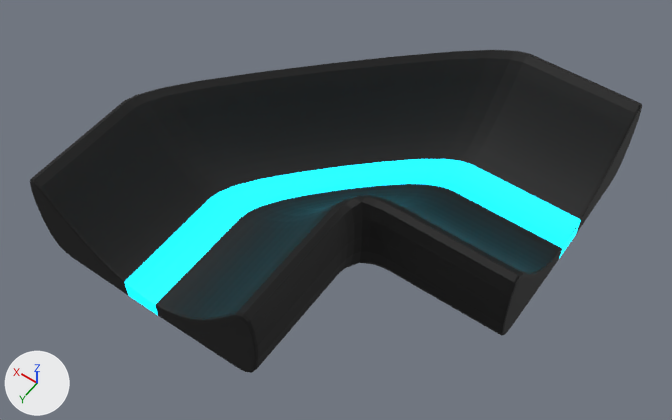
A saved change to the FBX model Blend Files/Tiles/TurnTile.fbx.
The view is the same before and after, from a camera (50 mm lens) standing at (-15.7, 29.6, 38.5) and looking at (1.5, 5.5, 0.7). Arrows for +X, +Y and +Z are at lower left; the lights stay in place.
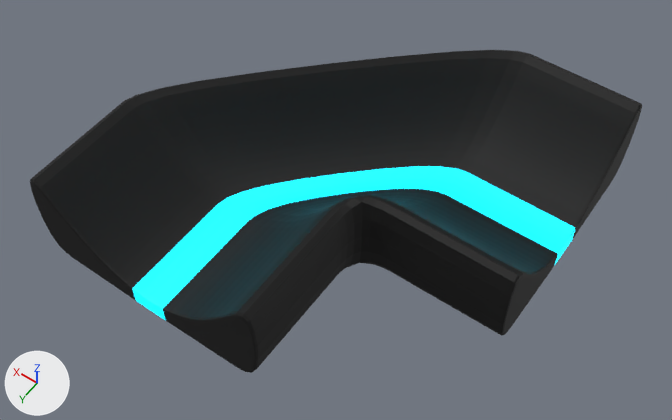
Commit message: Tiles changed

Where the change shows, as pixel boxes [x1, y1, x2, y2] in the pictures (672 x 420 px):
part 1 of me_cube, recoloured (black to cyan): [155, 184, 562, 320] in both
part 2 of me_cube, recoloured (cyan to black): [124, 159, 581, 300] in both

The edits, one by one:
me_cube has 3018 vertices, 3016 faces and spans x -9.0..12.9, y -6.9..15.0, z -1.0..4.7.
me_cube is used by ob_cube; location (0.0, 0.0, 0.0).
me_cube part 1: 177 of the faces centred in x -9.0..6.8, y -0.7..15.0, z -1.0..0.1 switch from mat_material (black #000000) to mat_material_001 (cyan #00cae7).
me_cube part 2: 69 of the faces centred in x -9.0..7.3, y -1.2..15.0, z -1.0..0.2 switch from mat_material_001 (cyan #00cae7) to mat_material (black #000000).
